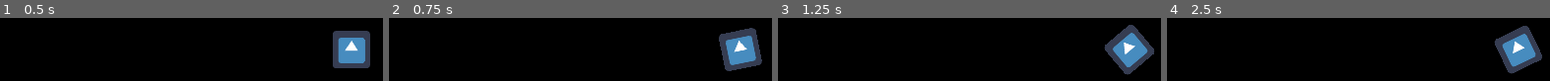
Above: before the commit, frames 1-4 (left to right).
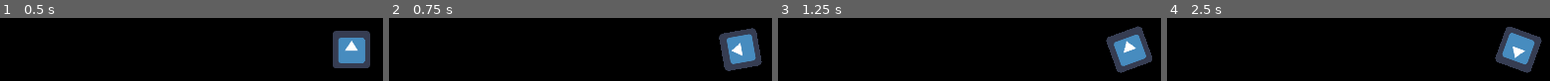
Above: after the commit, the same moments.

Repository: RJPrinceNZ/CargoSpace
Game: Godot game, scene res://World.tscn
The game is run twice, just before and just after one commit, with the same random seed, the same clock (stepped at 60 frames per second) and the same inputs. The project has no main scene, so this scene is started directly. The engine's default icon, where the game draws it, is replaced by a stand-in: a white triangle on a blue panel in a dark square.
Inputs:
- Up to frame 1 (0.5 s): no input
- Up to frame 2 (0.75 s): tap Enter at 0.5 s; hold Right (ui_right) from 0.53 s (still down)
- Up to frame 3 (1.25 s): keep holding Right (ui_right)
- Up to frame 4 (2.5 s): release Right (ui_right) at 1.28 s; hold Left (ui_left) 1.28-2.03 s; hold Right (ui_right) from 2.03 s (still down)

Frame 1 is identical in both runs. In frame 2, 1.0% of the frame differs, in the area x 86-98%, y 15-85%; in frame 3, 2.3%; in frame 4, 3.4%, in the area x 85-98%, y 12-90%.

Commit message:
Movement started 1

Diff:
--- /dev/null
+++ b/ColorRect2.gd
@@ -0,0 +1,16 @@
+extends ColorRect
+
+
+# Declare member variables here. Examples:
+# var a = 2
+# var b = "text"
+
+
+# Called when the node enters the scene tree for the first time.
+func _ready():
+	pass # Replace with function body.
+
+
+# Called every frame. 'delta' is the elapsed time since the previous frame.
+#func _process(delta):
+#	pass
--- a/Player.gd
+++ b/Player.gd
@@ -1,19 +1,68 @@
 extends Area2D
 
 var velocity = Vector2()
-export var rotation_speed = 1
-export var speed = 50
+export var rotation_speed = 10
+export var xspeed = 0
+export var yspeed = 0
+export var a = 5
+export var current_rotation = 0
+var moving = false
+func _process(delta):
+	if Input.is_action_pressed("ui_left"): #Rotation
+		current_rotation += rotation_speed
+		if current_rotation > 360:
+			current_rotation -= 360
+			return
+		if current_rotation < 0:
+			current_rotation += 360
+			return
+		move(0,0,current_rotation,delta)
+	if Input.is_action_pressed("ui_right"):
+		current_rotation -= rotation_speed
+		if current_rotation > 360:
+			current_rotation -= 360
+			return
+		if current_rotation < 0:
+			current_rotation += 360
+			return
+		move(0,0,current_rotation,delta)
+	if Input.is_action_pressed("ui_up"):
+		change_speed()
+		move(xspeed,yspeed,current_rotation,delta)
+	else:
+		move(xspeed,yspeed,current_rotation,delta)
 
-func _physics_process(delta):
-	_control(delta)
-func _control(delta):
-	var rot_dir = 0
-	if Input.is_action_pressed("ui_left"): #Rotation
-		rot_dir +=1
-
-	if Input.is_action_pressed("ui_right"):
-		rot_dir -=1
-	rotation += rotation_speed * rot_dir * delta
-	velocity = Vector2()
-	if Input.is_action_pressed("ui_up"):
-		velocity = Vector2(speed, 0).rotated(rotation)
+func change_speed():
+	if current_rotation == 0:
+		yspeed += a
+	if current_rotation == 10:
+		yspeed += a * 0.984807753
+		xspeed += a * 0.1736481777
+	if current_rotation == 20:
+		yspeed += a * 0.9396926208
+		xspeed += a * 0.3420201433
+	if current_rotation == 30:
+		yspeed += a * 0.8660254038
+		xspeed += a * 0.5
+	if current_rotation == 40:
+		yspeed += a * 0.7660444431
+		xspeed += a * 0.6427876097
+	if current_rotation == 50:
+		yspeed += a * 0.6427876097
+		xspeed += a * 0.7660444431
+	if current_rotation == 60:
+		yspeed += a * 0.5
+		xspeed += a * 0.8660254038
+	if current_rotation == 70:
+		xspeed += a * 0.9396926208
+		yspeed += a * 0.3420201433
+	if current_rotation == 80:
+		xspeed += a * 0.984807753
+		yspeed += a * 0.1736481777
+	if current_rotation == 90:
+		xspeed += a
+func move(Xspeed, Yspeed, Rotation, delta):
+	rotation_degrees += Rotation
+	moving = true
+	position.x += -Xspeed * delta
+	position.y += -Yspeed * delta
